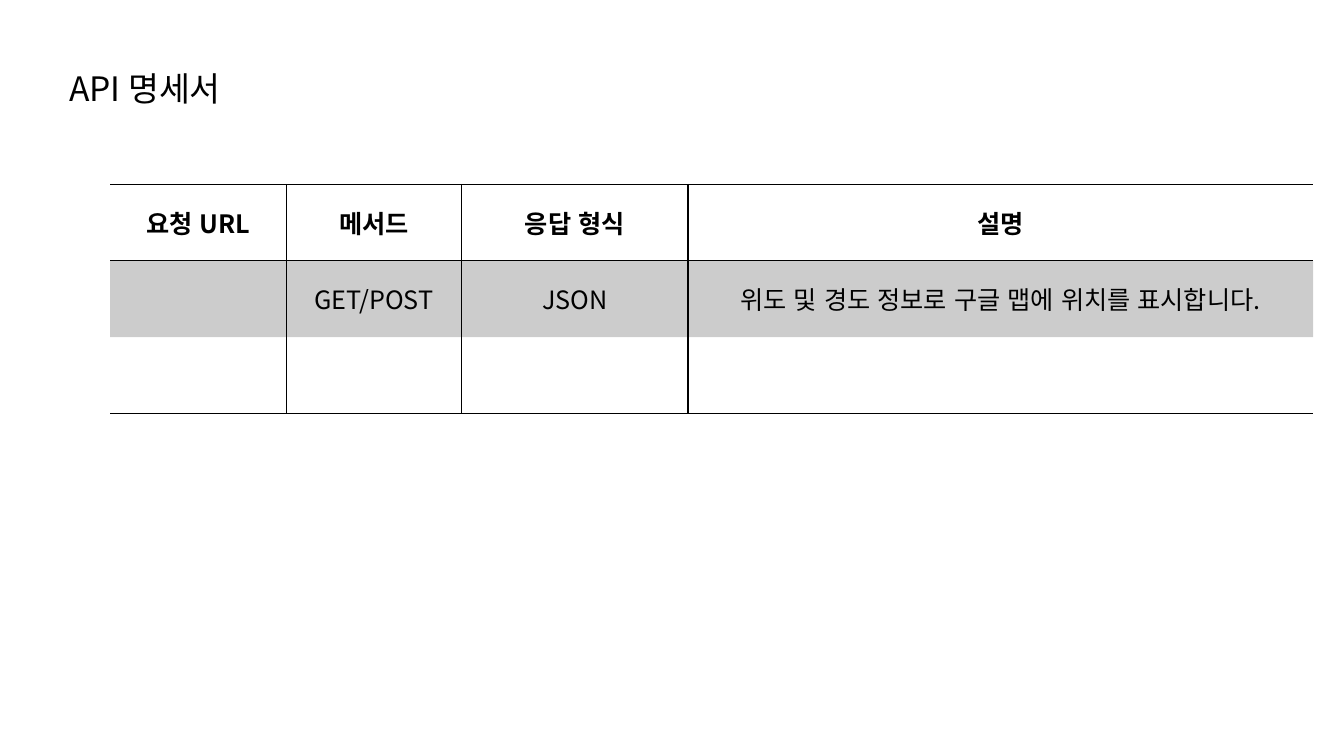
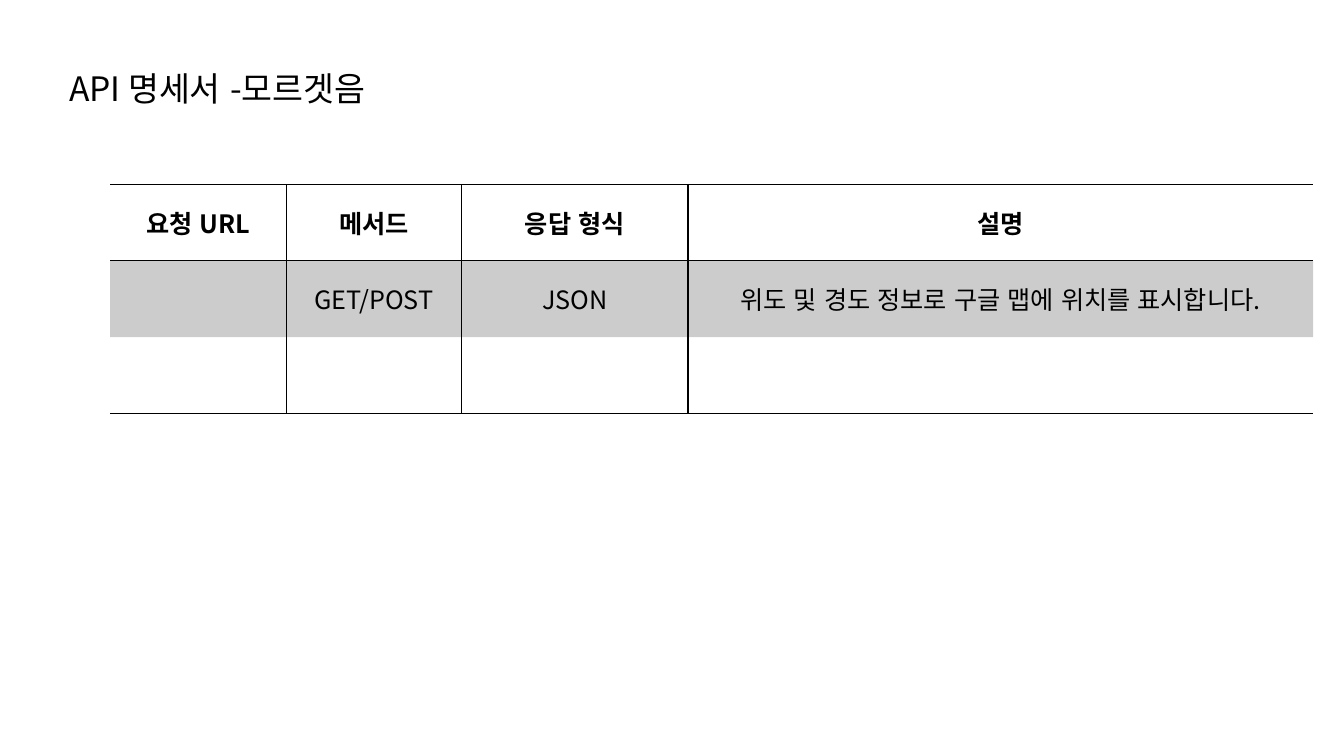
Before and after one commit to bomiiisong/Airbnb, a slide deck: slide 20 of presentation_template.pptx (slide 15 before the commit). Drawn at 1344x756 pixels with LibreOffice and Linux fonts; fonts in the diff are those of the drawing. Boxes give left, top, right and bottom in pixels: in the first picture for what was removed or moved away, otherwise in the second. Text is boxed around its words. In the diff, an @@ line names an element or a change of style, - is before the commit and + after.

```diff
--- a/presentation_template.pptx
+++ b/presentation_template.pptx
@@ text at bbox=[69, 73, 365, 104]: text changed @@
-API 명세서
+API 명세서 -모르겟음
```
Also in this commit, not shown: 5 other slides changed, 5 slides added.
